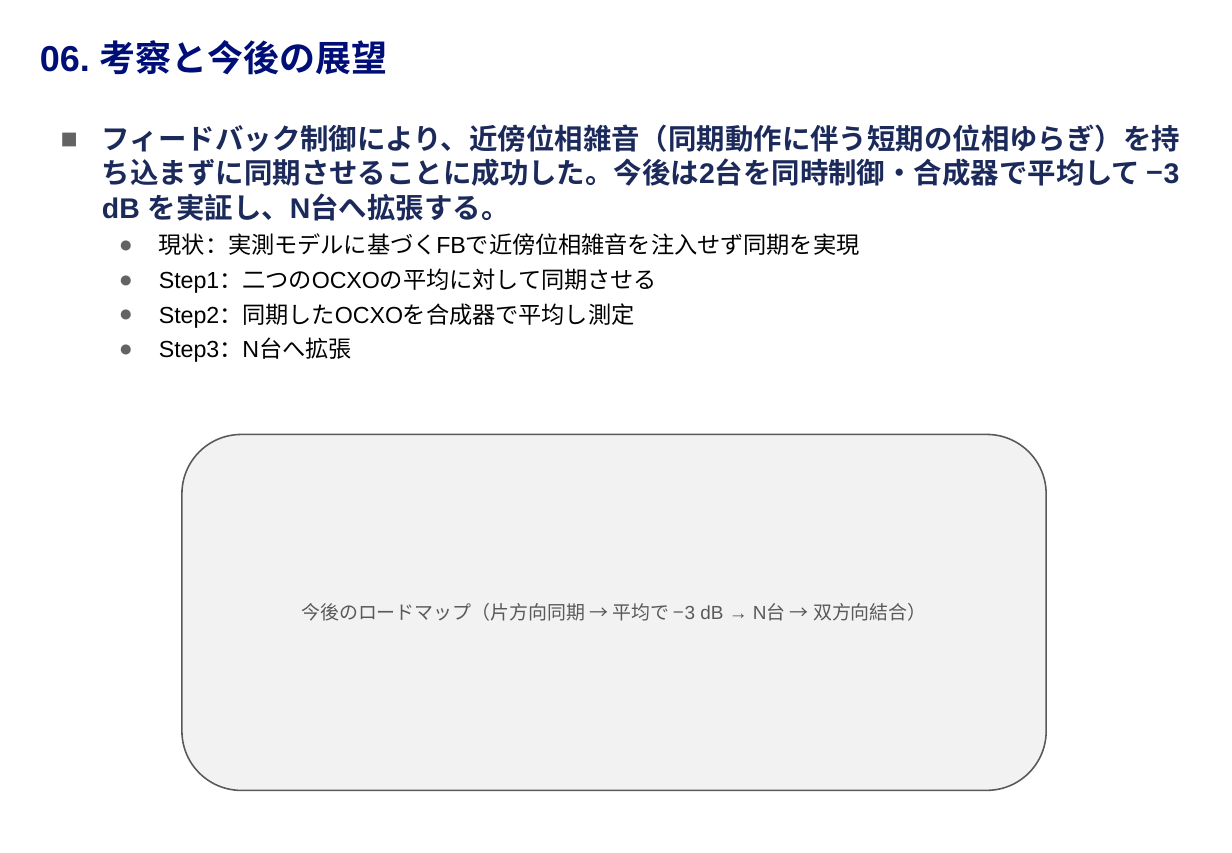
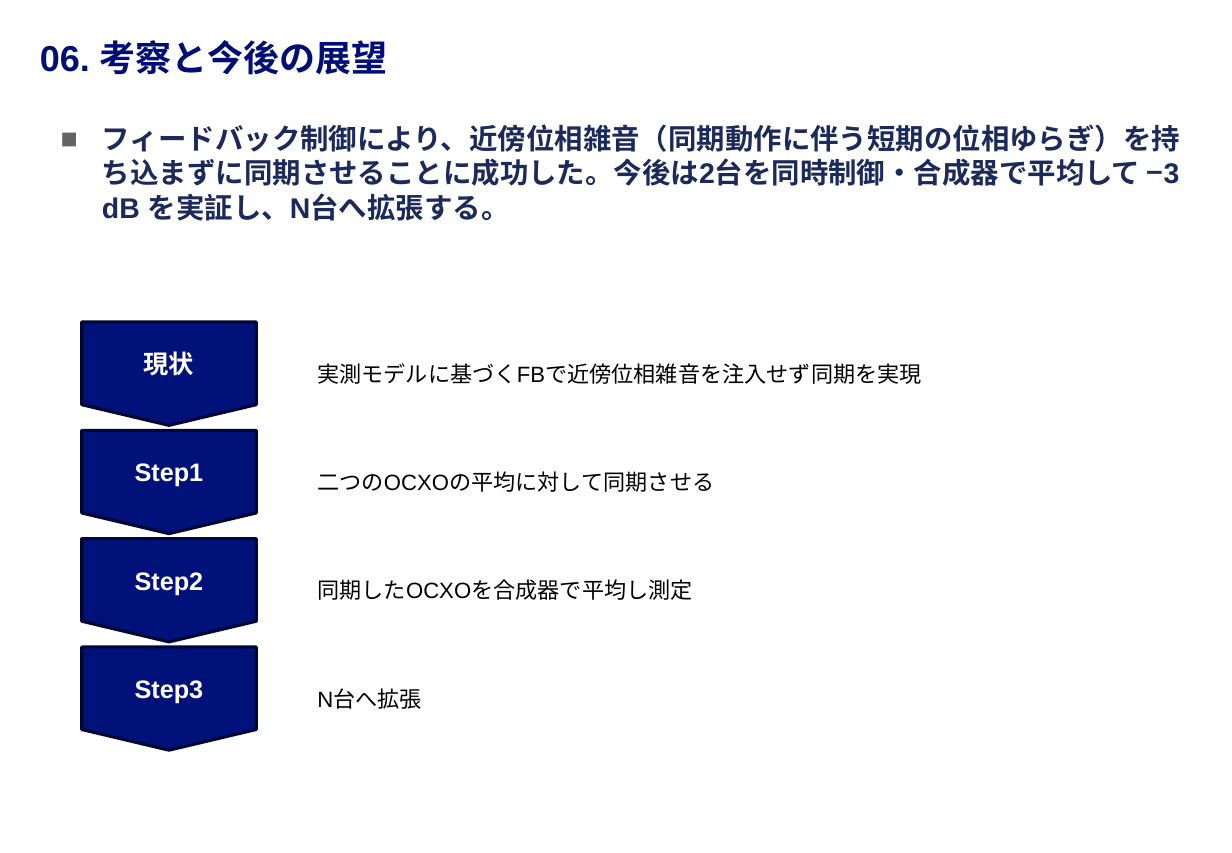
Before and after one commit to Harushirof/master_research, a slide deck: slide 15 of presentations/mid_term_202606/04_slides_draft/中間発表_スライド_v4.pptx (slide 13 before the commit). Drawn at 1232x853 pixels with LibreOffice and Linux fonts; fonts in the diff are those of the drawing; background and template pictures are left out. Boxes give left, top, right and bottom in pixels: in the first picture for what was removed or moved away, otherwise in the second. Text is boxed around its words. In the diff, an @@ line names an element or a change of style, - is before the commit and + after.

```diff
--- a/presentations/mid_term_202606/04_slides_draft/中間発表_スライド_v4.pptx
+++ b/presentations/mid_term_202606/04_slides_draft/中間発表_スライド_v4.pptx
@@ text at (159,233,860,362): paragraphs removed @@
-  ● 現状：実測モデルに基づくFBで近傍位相雑音を注入せず同期を実現
-  ● Step1：二つのOCXOの平均に対して同期させる
-  ● Step2：同期したOCXOを合成器で平均し測定
-  ● Step3：N台へ拡張
@@ flow chart offpage connector added at (82,322,257,425), fill #001279, outline #000835 2 pt, 16 pt, text #FFFFFF, bold @@
+現状
@@ text added at (317,363,921,384), 14 pt, text #000000 @@
+  実測モデルに基づくFBで近傍位相雑音を注入せず同期を実現
@@ flow chart offpage connector added at (82,430,257,534), fill #001279, outline #000835 2 pt, 16 pt, text #FFFFFF, bold @@
+Step1
@@ rounded rectangle removed at (182,435,1047,791) @@
-今後のロードマップ（片方向同期 → 平均で −3 dB → N台 → 双方向結合）
@@ text added at (317,471,714,492), 14 pt, text #000000 @@
+  二つのOCXOの平均に対して同期させる
@@ flow chart offpage connector added at (82,539,257,643), fill #001279, outline #000835 2 pt, 16 pt, text #FFFFFF, bold @@
+Step2
@@ text added at (317,579,692,600), 14 pt, text #000000 @@
+  同期したOCXOを合成器で平均し測定
@@ flow chart offpage connector added at (82,647,257,751), fill #001279, outline #000835 2 pt, 16 pt, text #FFFFFF, bold @@
+Step3
@@ text added at (317,689,422,709), 14 pt, text #000000 @@
+  N台へ拡張
```
Also in this commit, not shown: 8 other slides changed, 3 slides added, 8 other files.
